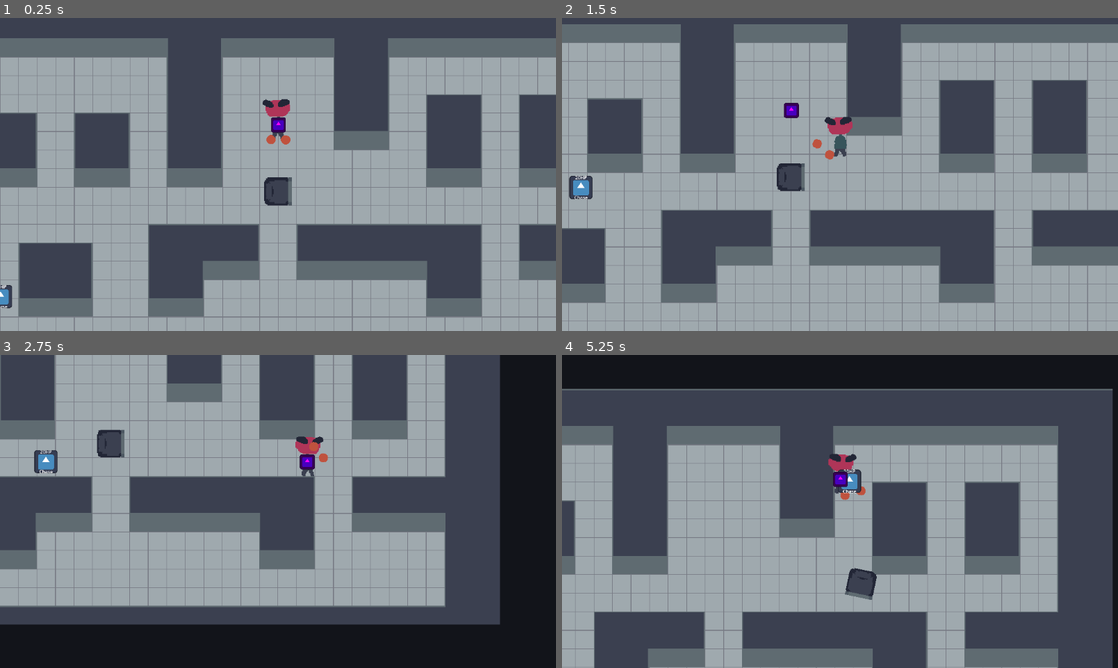
Above: before the commit, frames 1-4 (two rows, left to right).
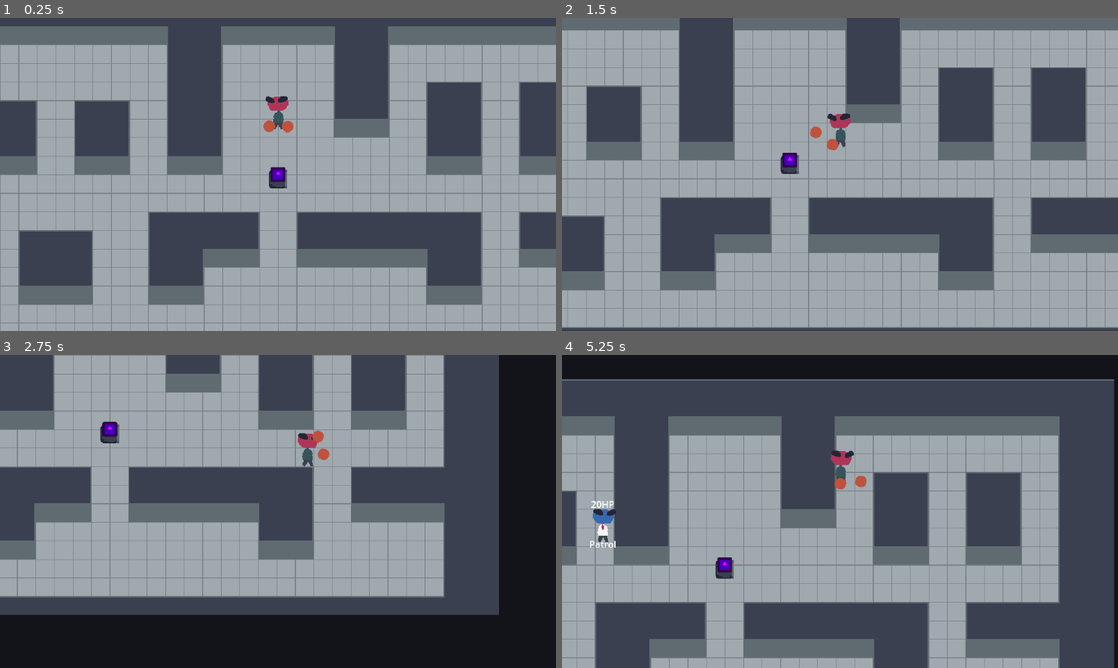
Above: after the commit, the same moments.

Repository: artemvandalovski/Salty-John
Game: Godot game, scene res://levels/office.tscn
Two runs of this game, one before a commit and one after it. Both use one fixed random seed, a clock stepped at 60 frames per second and the inputs below. The engine's default icon, where the game draws it, is replaced by a stand-in: a white triangle on a blue panel in a dark square.
Inputs (mouse positions are in pixels of both pictures, inside the frame that each line leads up to):
- Up to frame 1 (0.25 s): no input
- Up to frame 2 (1.5 s): move the mouse to (962, 158) at 0.52 s; hold D (right) 0.53-1.28 s; click (962, 158) at 0.6 s; move the mouse to (728, 190) at 1.27 s; hold S (down) from 1.28 s (still down); right-click (728, 190) at 1.35 s
- Up to frame 3 (2.75 s): move the mouse to (333, 442) at 2.02 s; release S (down) at 2.03 s; hold D (right) from 2.03 s (still down); click (333, 442) at 2.1 s
- Up to frame 4 (5.25 s): move the mouse to (812, 574) at 2.77 s; release D (right) at 2.78 s; hold W (up) 2.78-3.53 s; right-click (812, 574) at 2.85 s; move the mouse to (1006, 558) at 3.52 s; hold A (left) 3.53-5.03 s; click (1006, 558) at 3.6 s; move the mouse to (673, 464) at 4.27 s; right-click (673, 464) at 4.35 s; move the mouse to (867, 511) at 5.02 s; hold S (down) from 5.03 s (still down); click (867, 511) at 5.1 s

The runs differ from the first frame. In frame 1, 25% of the frame differs, in the area x 0-100%, y 2-100%; in frame 2, 29%, in the area x 0-100%, y 0-100%; in frame 3, 20%; in frame 4, 23%.

Commit message:
changed enemy looks

Diff:
--- a/enemies/context_steerer.gd
+++ b/enemies/context_steerer.gd
@@ -3,7 +3,7 @@
 
 @export_group("Rays")
 @export var num_rays: int = 8
-@export var ray_length: float = 50.0
+@export var ray_length: float = 30.0
 
 @onready var target_marker: Marker2D = $"../Target"
 
--- /dev/null
+++ b/enemies/coworker.tscn
@@ -0,0 +1,32 @@
+[gd_scene load_steps=6 format=3 uid="uid://bv44wpix1v7ge"]
+
+[ext_resource type="PackedScene" uid="uid://beoii3j7408qg" path="res://enemies/enemy.tscn" id="1_wgwd0"]
+[ext_resource type="Texture2D" uid="uid://byjp5p7p6m8l8" path="res://enemies/sprites/coworker.png" id="2_poyoq"]
+[ext_resource type="Script" path="res://common/damage/hurtbox.gd" id="3_8cakd"]
+
+[sub_resource type="RectangleShape2D" id="RectangleShape2D_43v4y"]
+size = Vector2(16, 32)
+
+[sub_resource type="RectangleShape2D" id="RectangleShape2D_spy3j"]
+size = Vector2(32, 52)
+
+[node name="Coworker" instance=ExtResource("1_wgwd0")]
+health = 20
+
+[node name="Sprite2D" type="Sprite2D" parent="." index="0"]
+position = Vector2(1.90735e-06, 1.90735e-06)
+texture = ExtResource("2_poyoq")
+
+[node name="CollisionShape2D" type="CollisionShape2D" parent="." index="1"]
+position = Vector2(0, 16)
+shape = SubResource("RectangleShape2D_43v4y")
+
+[node name="Hurtbox" type="Area2D" parent="." index="2"]
+script = ExtResource("3_8cakd")
+
+[node name="CollisionShape2D" type="CollisionShape2D" parent="Hurtbox" index="0"]
+position = Vector2(0, 6)
+shape = SubResource("RectangleShape2D_spy3j")
+
+[node name="StateMachine" parent="." index="3" node_paths=PackedStringArray("initial_state")]
+initial_state = NodePath("Idle")
--- a/enemies/dummy.tscn
+++ /dev/null
@@ -1,29 +0,0 @@
-[gd_scene load_steps=6 format=3 uid="uid://bv44wpix1v7ge"]
-
-[ext_resource type="PackedScene" uid="uid://beoii3j7408qg" path="res://enemies/enemy.tscn" id="1_4le0s"]
-[ext_resource type="Texture2D" uid="uid://dkhxrbhpbhgoi" path="res://icon.svg" id="2_rs333"]
-[ext_resource type="Script" path="res://common/damage/hurtbox.gd" id="3_7nug7"]
-
-[sub_resource type="RectangleShape2D" id="RectangleShape2D_43v4y"]
-size = Vector2(64, 64)
-
-[sub_resource type="RectangleShape2D" id="RectangleShape2D_spy3j"]
-size = Vector2(80, 80)
-
-[node name="Dummy" instance=ExtResource("1_4le0s")]
-scale = Vector2(0.5, 0.5)
-health = 20
-
-[node name="Sprite2D" type="Sprite2D" parent="." index="0"]
-position = Vector2(1.90735e-06, 1.90735e-06)
-scale = Vector2(0.625, 0.625)
-texture = ExtResource("2_rs333")
-
-[node name="CollisionShape2D" type="CollisionShape2D" parent="." index="1"]
-shape = SubResource("RectangleShape2D_43v4y")
-
-[node name="Hurtbox" type="Area2D" parent="." index="2"]
-script = ExtResource("3_7nug7")
-
-[node name="CollisionShape2D" type="CollisionShape2D" parent="Hurtbox" index="0"]
-shape = SubResource("RectangleShape2D_spy3j")
--- a/environment/draggable/chair/chair.tscn
+++ b/environment/draggable/chair/chair.tscn
@@ -4,16 +4,16 @@
 [ext_resource type="Texture2D" uid="uid://c4vya5yxl5mi" path="res://environment/draggable/chair/office_chair.png" id="2_3hobp"]
 
 [sub_resource type="CircleShape2D" id="CircleShape2D_htfjk"]
-radius = 24.0208
+radius = 16.0
 
 [sub_resource type="CircleShape2D" id="CircleShape2D_22np1"]
-radius = 40.0
+radius = 25.02
 
 [sub_resource type="CircleShape2D" id="CircleShape2D_xrbu4"]
-radius = 32.0
+radius = 21.0
 
 [sub_resource type="CircleShape2D" id="CircleShape2D_hjvix"]
-radius = 32.0
+radius = 21.0
 
 [node name="Chair" instance=ExtResource("1_xuccq")]
 mass = 1.2
@@ -21,7 +21,10 @@
 angular_damp = 1.0
 spin_force = 4
 
-[node name="CollisionShape2D" type="CollisionShape2D" parent="." index="0"]
+[node name="Sprite2D" type="Sprite2D" parent="." index="0"]
+texture = ExtResource("2_3hobp")
+
+[node name="CollisionShape2D" type="CollisionShape2D" parent="." index="1"]
 shape = SubResource("CircleShape2D_htfjk")
 
 [node name="CollisionShape2D" type="CollisionShape2D" parent="GrabArea" index="0"]
@@ -30,9 +33,5 @@
 [node name="CollisionShape2D" type="CollisionShape2D" parent="Hitbox" index="0"]
 shape = SubResource("CircleShape2D_xrbu4")
 
-[node name="Sprite2D" type="Sprite2D" parent="." index="3"]
-scale = Vector2(1.5, 1.5)
-texture = ExtResource("2_3hobp")
-
 [node name="CollisionShape2D" type="CollisionShape2D" parent="Hurtbox" index="0"]
 shape = SubResource("CircleShape2D_hjvix")
--- a/levels/office.tscn
+++ b/levels/office.tscn
@@ -3,7 +3,7 @@
 [ext_resource type="Texture2D" uid="uid://dqciapcjqxcer" path="res://tilemaps/office_floor.png" id="1_3w1yi"]
 [ext_resource type="PackedScene" uid="uid://dqut3jqv5pwgt" path="res://player/john.tscn" id="1_7dqi1"]
 [ext_resource type="Texture2D" uid="uid://cnppwvwyp5kdb" path="res://tilemaps/wall_tiles.png" id="2_um18x"]
-[ext_resource type="PackedScene" uid="uid://bv44wpix1v7ge" path="res://enemies/dummy.tscn" id="2_vxqqo"]
+[ext_resource type="PackedScene" uid="uid://bv44wpix1v7ge" path="res://enemies/coworker.tscn" id="2_vxqqo"]
 [ext_resource type="PackedScene" uid="uid://rfoidhvmwr78" path="res://environment/draggable/chair/chair.tscn" id="3_0gulq"]
 [ext_resource type="Script" path="res://tilemaps/tilemap.gd" id="5_v1ugv"]
 
@@ -51,6 +51,7 @@
 4:0/0/terrain = 0
 4:0/0/physics_layer_0/linear_velocity = Vector2(0, 0)
 4:0/0/physics_layer_0/angular_velocity = 0.0
+4:0/0/physics_layer_0/polygon_0/points = PackedVector2Array(-16, -16, 16, -16, 16, 16, -16, 16)
 4:0/0/terrains_peering_bit/right_side = 0
 4:0/0/terrains_peering_bit/bottom_side = 0
 4:0/0/terrains_peering_bit/bottom_left_corner = 0
@@ -63,6 +64,7 @@
 5:0/0/terrain = 0
 5:0/0/physics_layer_0/linear_velocity = Vector2(0, 0)
 5:0/0/physics_layer_0/angular_velocity = 0.0
+5:0/0/physics_layer_0/polygon_0/points = PackedVector2Array(-16, -16, 16, -16, 16, 16, -16, 16)
 5:0/0/terrains_peering_bit/right_side = 0
 5:0/0/terrains_peering_bit/bottom_right_corner = 0
 5:0/0/terrains_peering_bit/bottom_side = 0
@@ -119,6 +121,7 @@
 4:1/0/terrain = 0
 4:1/0/physics_layer_0/linear_velocity = Vector2(0, 0)
 4:1/0/physics_layer_0/angular_velocity = 0.0
+4:1/0/physics_layer_0/polygon_0/points = PackedVector2Array(-16, -16, 16, -16, 16, 16, -16, 16)
 4:1/0/terrains_peering_bit/right_side = 0
 4:1/0/terrains_peering_bit/bottom_right_corner = 0
 4:1/0/terrains_peering_bit/bottom_side = 0
@@ -131,6 +134,7 @@
 5:1/0/terrain = 0
 5:1/0/physics_layer_0/linear_velocity = Vector2(0, 0)
 5:1/0/physics_layer_0/angular_velocity = 0.0
+5:1/0/physics_layer_0/polygon_0/points = PackedVector2Array(-16, -16, 16, -16, 16, 16, -16, 16)
 5:1/0/terrains_peering_bit/right_side = 0
 5:1/0/terrains_peering_bit/bottom_right_corner = 0
 5:1/0/terrains_peering_bit/bottom_side = 0
@@ -246,7 +250,6 @@
 
 [node name="John" parent="Y-Sort" instance=ExtResource("1_7dqi1")]
 position = Vector2(1, -107)
-scale = Vector2(0.8, 0.8)
 
 [node name="Camera2D" type="Camera2D" parent="Y-Sort/John"]
 position = Vector2(-1, 107)
--- a/player/fists/fists.tscn
+++ b/player/fists/fists.tscn
@@ -10,11 +10,11 @@
 input = "left_click"
 
 [node name="DragCenter" type="Marker2D" parent="Left" index="3"]
-position = Vector2(24, -12)
+position = Vector2(16, -12)
 
 [node name="Right" parent="." index="2" instance=ExtResource("1_ux0o8")]
 position = Vector2(0, 16)
 input = "right_click"
 
 [node name="DragCenter" type="Marker2D" parent="Right" index="3"]
-position = Vector2(24, 12)
+position = Vector2(16, 12)
--- a/player/john.tscn
+++ b/player/john.tscn
@@ -5,23 +5,22 @@
 [ext_resource type="Script" path="res://player/item_container.gd" id="3_mpuh5"]
 
 [sub_resource type="RectangleShape2D" id="RectangleShape2D_xkjc4"]
-size = Vector2(25, 36.5)
+size = Vector2(16, 29)
 
 [node name="John" type="CharacterBody2D"]
 collision_layer = 2
 script = ExtResource("1_3ss1g")
 
 [node name="Sprite2D" type="Sprite2D" parent="."]
-position = Vector2(0, -16)
-scale = Vector2(1.5, 1.5)
+position = Vector2(0, -2)
 texture = ExtResource("2_0gq6d")
 
 [node name="CollisionShape2D" type="CollisionShape2D" parent="."]
-position = Vector2(0, 12.25)
+position = Vector2(0, 14.5)
 shape = SubResource("RectangleShape2D_xkjc4")
 
 [node name="ItemContainer" type="Node2D" parent="."]
 script = ExtResource("3_mpuh5")
 
 [node name="Hand" type="Marker2D" parent="ItemContainer"]
-position = Vector2(32, 0)
+position = Vector2(24, 0)
Binary file added: enemies/sprites/coworker.png
Not shown, added: enemies/sprites/coworker.png.import
